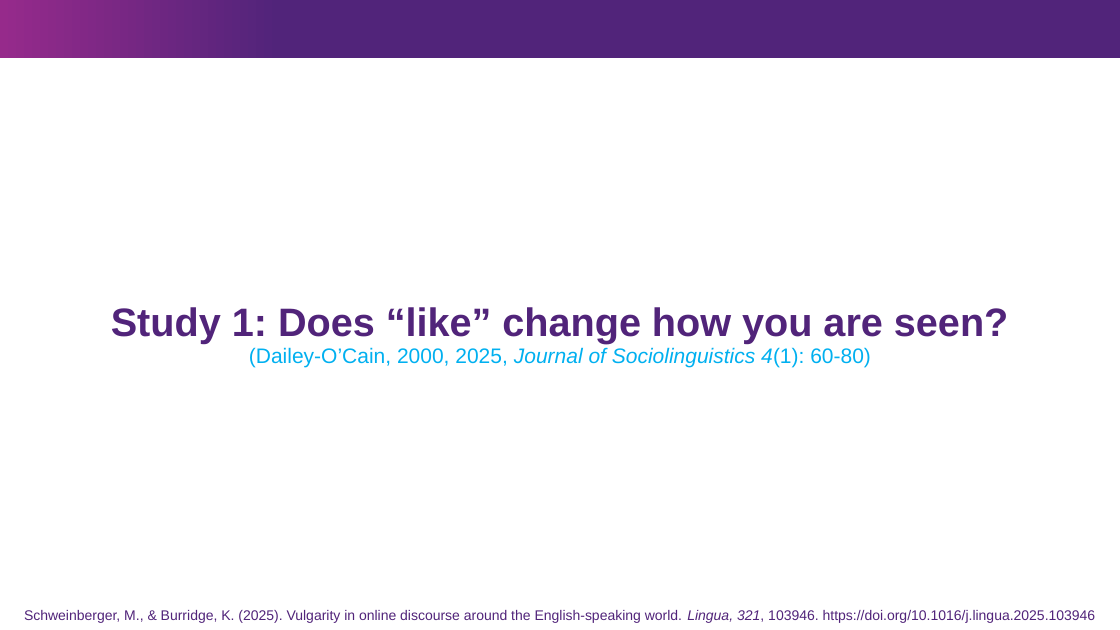
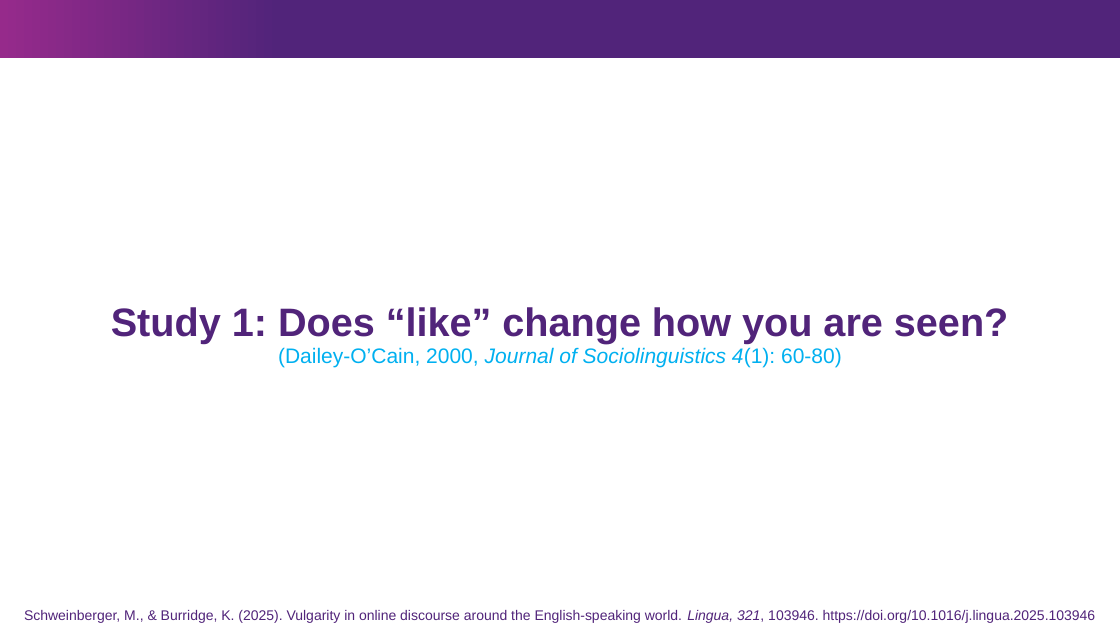
Before and after one commit to MartinSchweinberger/MartinSchweinberger.github.io, a slide deck: slide 12 of resources/UniM_Schweinberger_SeriousBusiness.pptx. Drawn at 1120x630 pixels with LibreOffice and Linux fonts; fonts in the diff are those of the drawing; background and template pictures are left out. Boxes give left, top, right and bottom in pixels: in the first picture for what was removed or moved away, otherwise in the second. Text is boxed around its words. In the diff, an @@ line names an element or a change of style, - is before the commit and + after.

```diff
--- a/resources/UniM_Schweinberger_SeriousBusiness.pptx
+++ b/resources/UniM_Schweinberger_SeriousBusiness.pptx
@@ title at <box>111,307,1008,367</box>: text changed @@
-Study 1: Does “like” change how you are seen?
-(Dailey-O’Cain, 2000, 2025, Journal of Sociolinguistics 4(1): 60-80)
+Study 1: Does “like” change how you are seen?
+(Dailey-O’Cain, 2000, Journal of Sociolinguistics 4(1): 60-80)
```
Also in this commit, not shown: 7 other slides changed.
